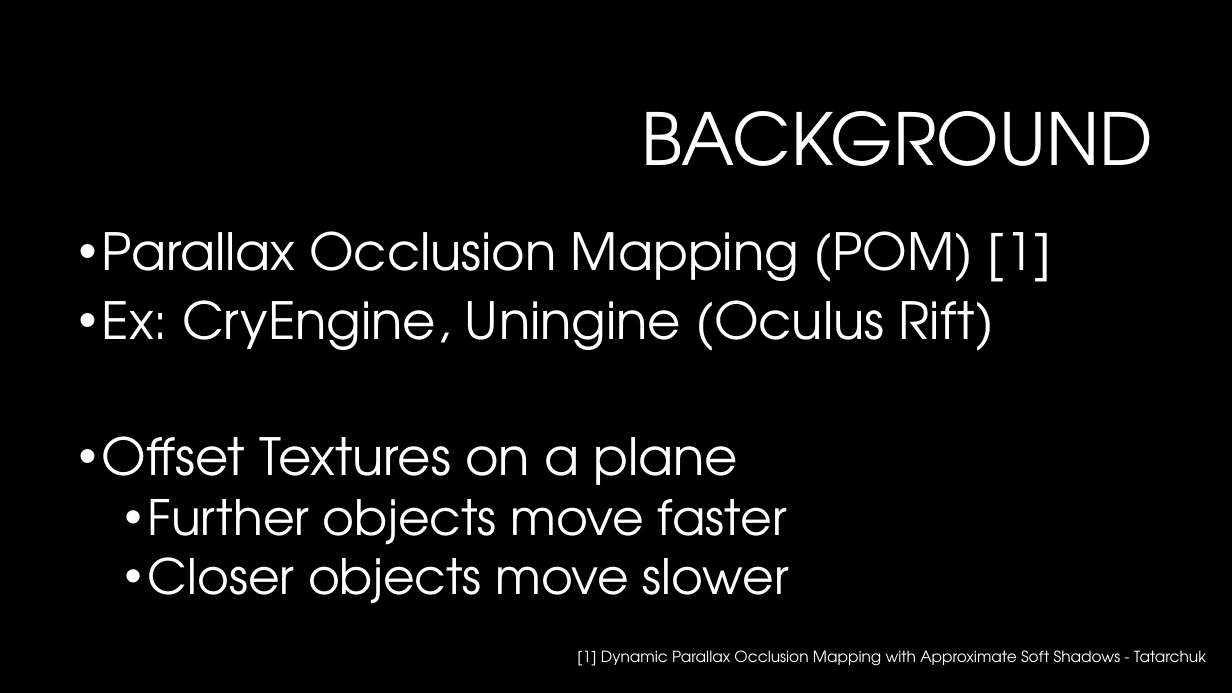
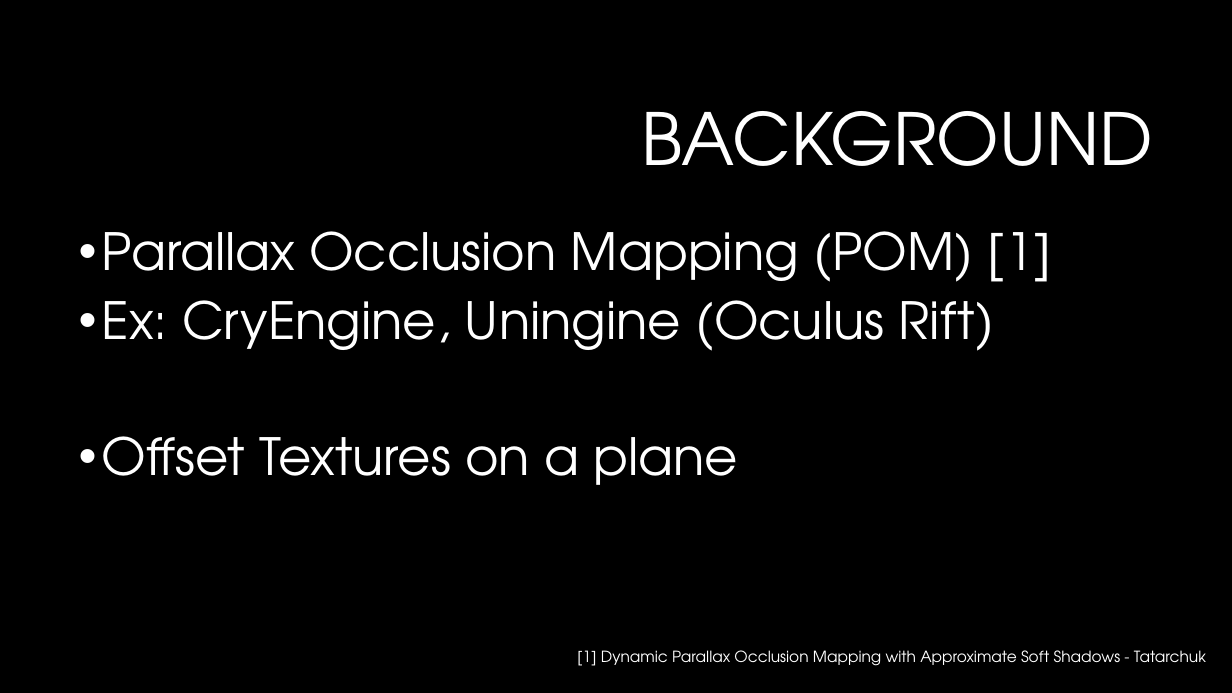
Before and after one commit to lawsumisu/lawsumisu_DavidBocek_POM, a slide deck: slide 4 of Parallax Occlusion Mapping presentation.pptx. Drawn at 1232x693 pixels with LibreOffice and Linux fonts; fonts in the diff are those of the drawing; background and template pictures are left out. Boxes give left, top, right and bottom in pixels: in the first picture for what was removed or moved away, otherwise in the second. Text is boxed around its words. In the diff, an @@ line names an element or a change of style, - is before the commit and + after.

Commit message:
wat

```diff
--- a/Parallax Occlusion Mapping presentation.pptx
+++ b/Parallax Occlusion Mapping presentation.pptx
@@ text at bbox=[148, 484, 789, 604]: paragraphs removed @@
-  • Further objects move faster
-  • Closer objects move slower
```
